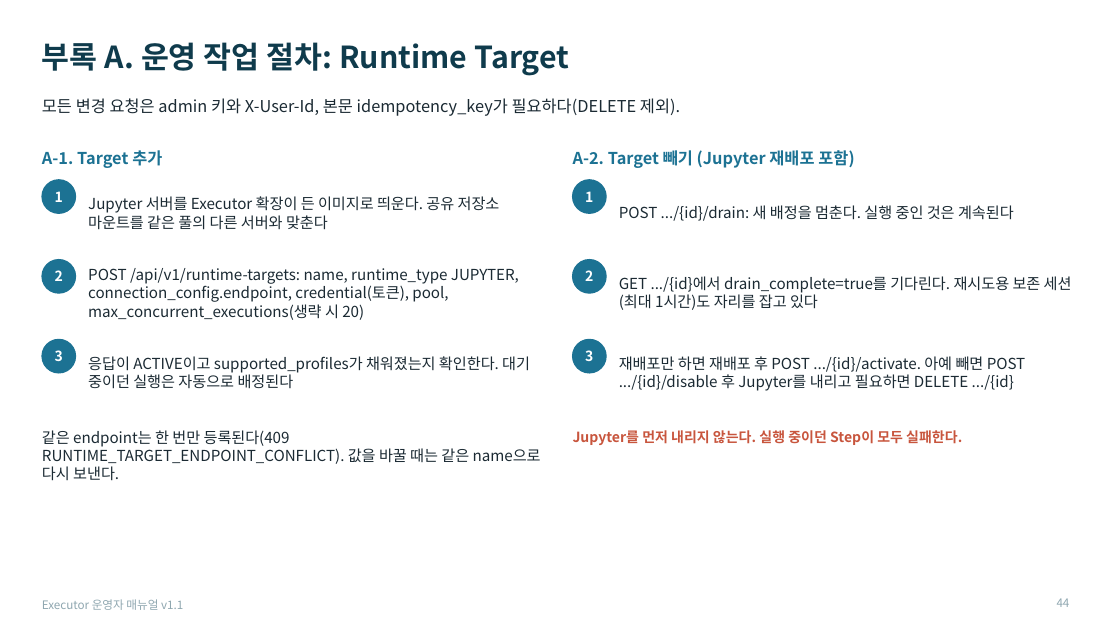
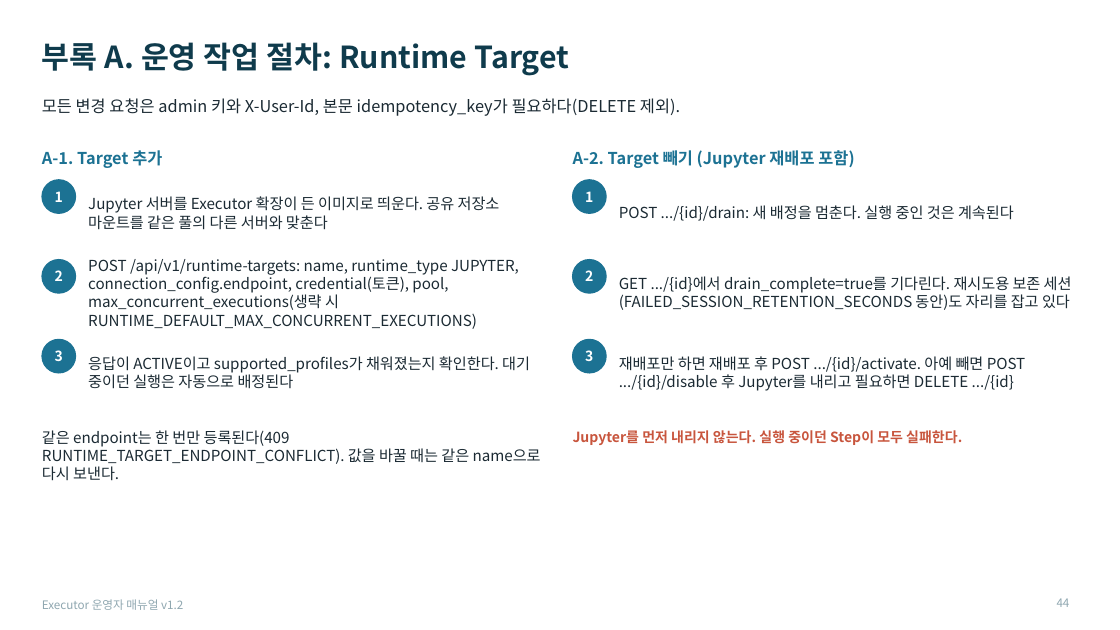
Before and after one commit to KimHwaJin/executor, a slide deck: slide 44 of docs/deliverables/08-운영자-매뉴얼.pptx. Drawn at 1120x630 pixels with LibreOffice and Linux fonts; fonts in the diff are those of the drawing. Boxes give left, top, right and bottom in pixels: in the first picture for what was removed or moved away, otherwise in the second. Text is boxed around its words. In the diff, an @@ line names an element or a change of style, - is before the commit and + after.

```diff
--- a/docs/deliverables/08-운영자-매뉴얼.pptx
+++ b/docs/deliverables/08-운영자-매뉴얼.pptx
@@ text at [88, 259, 519, 329]: text changed @@
-POST /api/v1/runtime-targets: name, runtime_type JUPYTER, connection_config.endpoint, credential(토큰), pool, max_concurrent_executions(생략 시 20)
+POST /api/v1/runtime-targets: name, runtime_type JUPYTER, connection_config.endpoint, credential(토큰), pool, max_concurrent_executions(생략 시 RUNTIME_DEFAULT_MAX_CONCURRENT_EXECUTIONS)
@@ text at [619, 276, 1072, 310]: text changed @@
-GET .../{id}에서 drain_complete=true를 기다린다. 재시도용 보존 세션(최대 1시간)도 자리를 잡고 있다
+GET .../{id}에서 drain_complete=true를 기다린다. 재시도용 보존 세션(FAILED_SESSION_RETENTION_SECONDS 동안)도 자리를 잡고 있다
@@ text at [42, 599, 183, 610]: text changed @@
-Executor 운영자 매뉴얼 v1.1
+Executor 운영자 매뉴얼 v1.2
```
Also in this commit, not shown: 44 other slides changed, 2 slides added, 6 other files.
